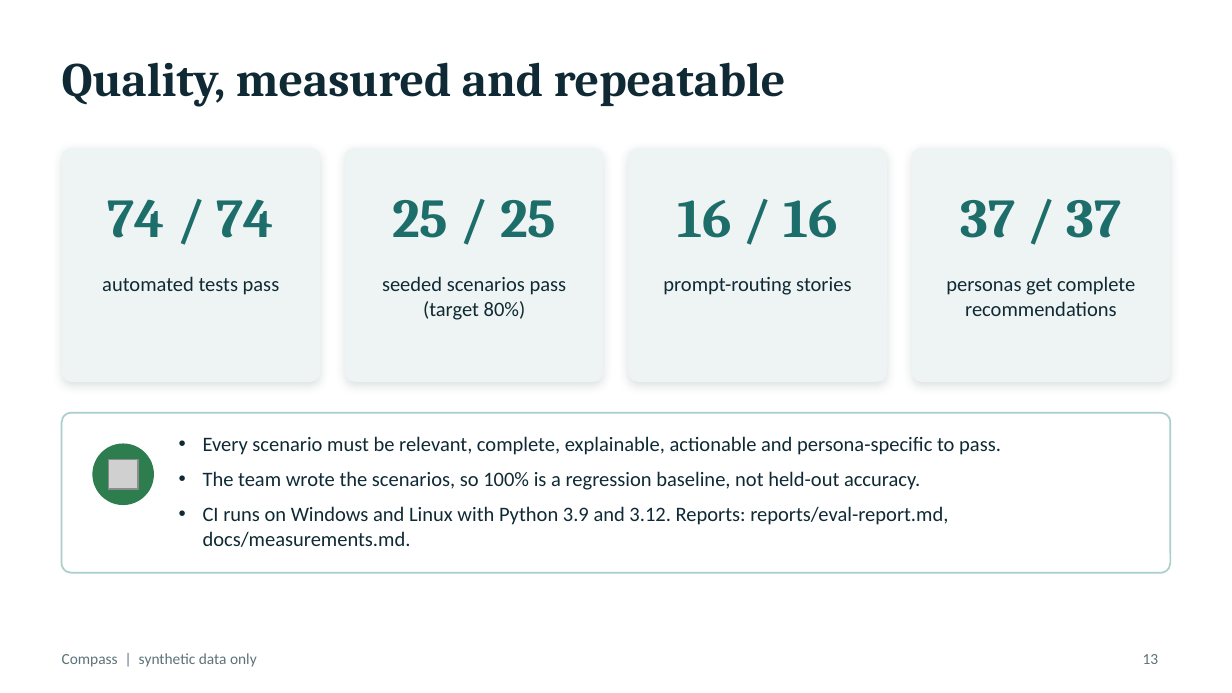
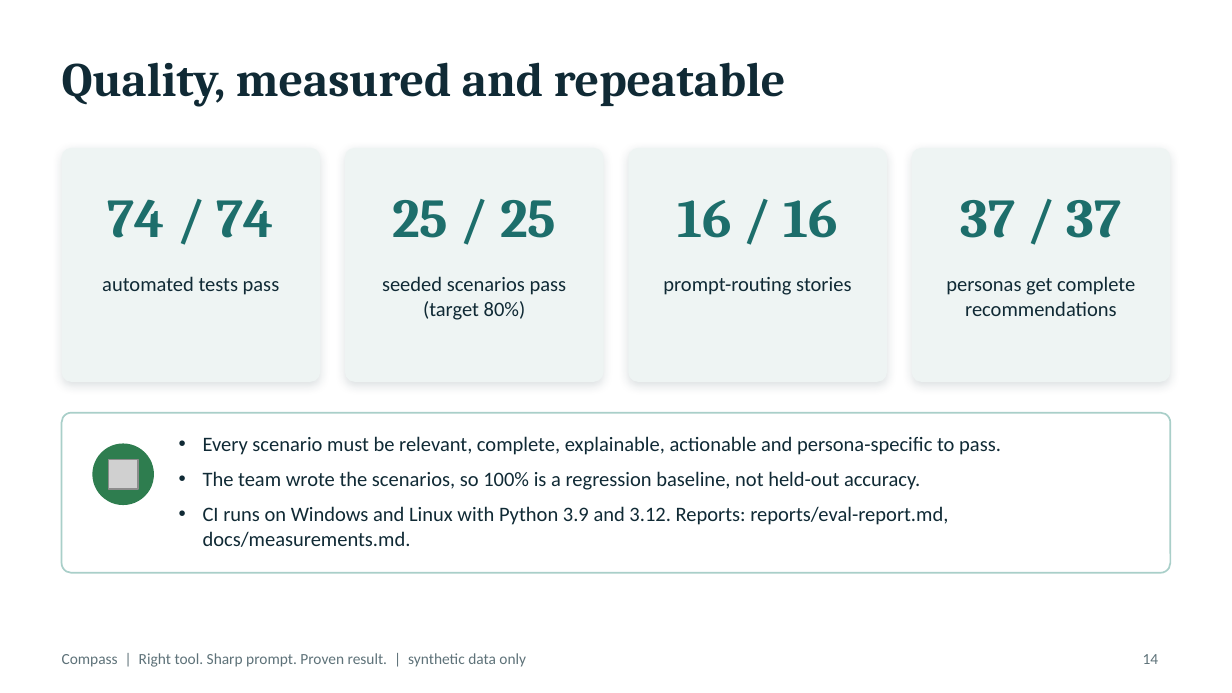
Before and after one commit to Kalyanraja/compass-ai-coach, a slide deck: slide 14 of docs/presentation/Compass-Hackathon.pptx (slide 13 before the commit). Drawn at 1232x693 pixels with LibreOffice and Linux fonts; fonts in the diff are those of the drawing; grey boxes stand for pictures. Boxes give left, top, right and bottom in pixels: in the first picture for what was removed or moved away, otherwise in the second. Text is boxed around its words. In the diff, an @@ line names an element or a change of style, - is before the commit and + after.

```diff
--- a/docs/presentation/Compass-Hackathon.pptx
+++ b/docs/presentation/Compass-Hackathon.pptx
@@ text at (62, 653, 526, 667): text changed @@
-Compass | synthetic data only
+Compass | Right tool. Sharp prompt. Proven result. | synthetic data only
@@ page number at (1143, 654, 1159, 664): text changed @@
-13
+14
```
Also in this commit, not shown: 15 other slides changed, 1 slide added, 3 other files.
